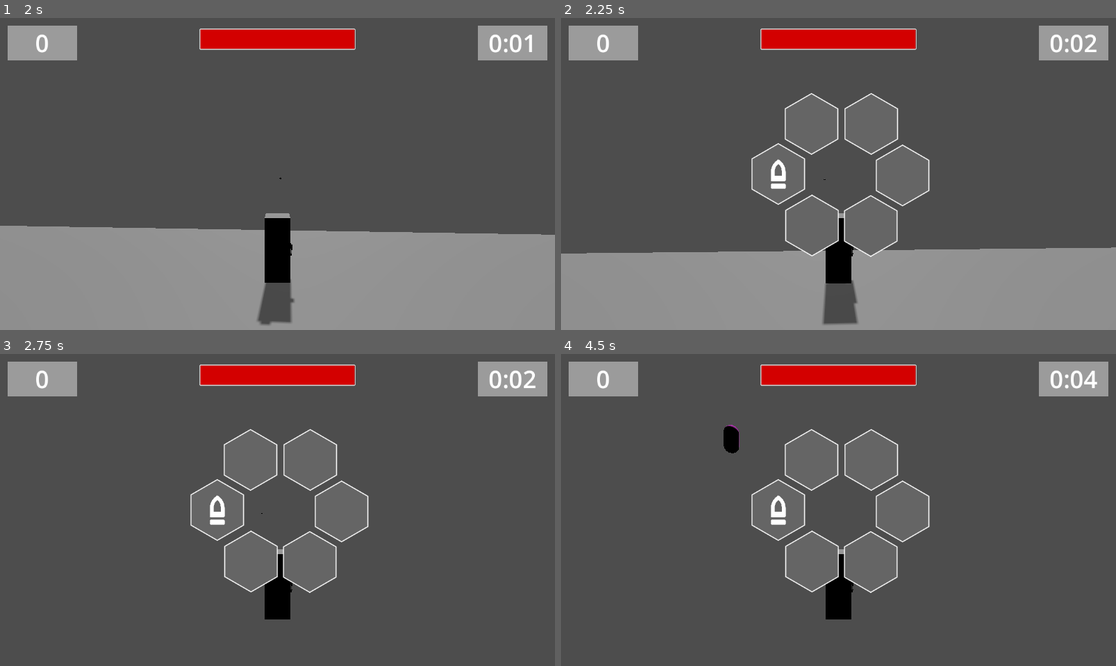
Above: before the commit, frames 1-4 (two rows, left to right).
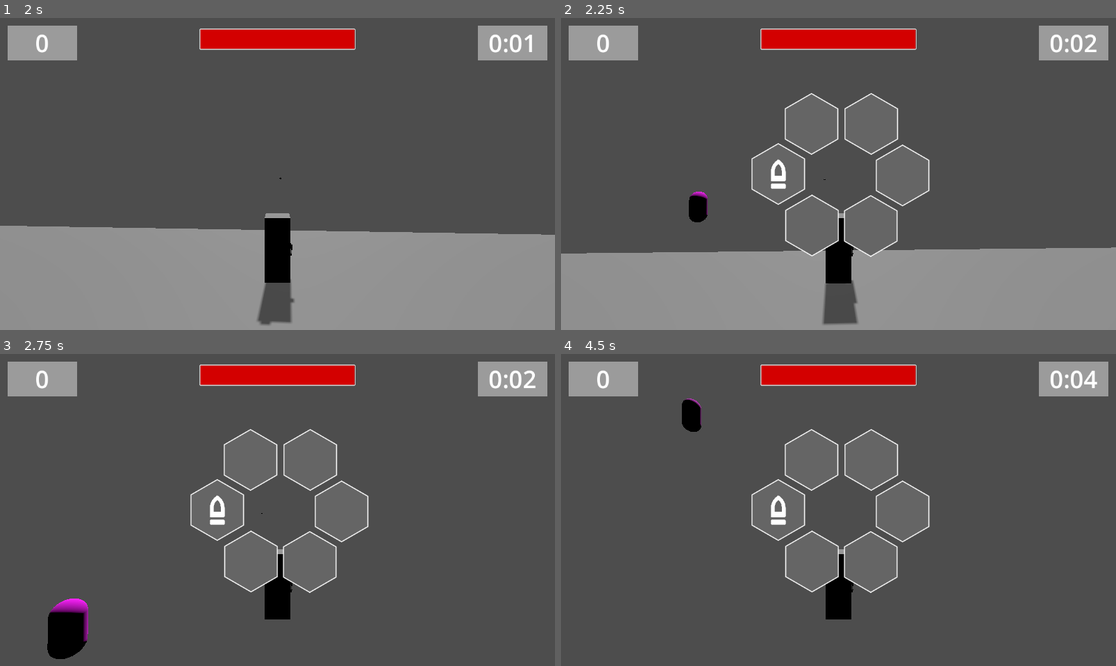
Above: after the commit, the same moments.

Repository: sarisman84/BrackeysGJ2024.2
Game: Godot game, scene res://Level/s_player_test.tscn
Same seed, same stepped clock (60 frames per second), same inputs: the game is played once before the commit and once after it. The project has no main scene, so this scene is started directly.
Inputs (mouse positions are in pixels of both pictures, inside the frame that each line leads up to):
- Up to frame 1 (2 s): move the mouse to (305, 174) at 0.52 s; hold F (interact) 0.53-1.28 s; hold W (move_forward) from 0.53 s (still down); tap Space (jump) at 0.77, 1.52 s; move the mouse to (249, 174) at 1.27 s; click (249, 174) at 1.35 s
- Up to frame 2 (2.25 s): keep holding W (move_forward); move the mouse to (849, 167) at 2.02 s; tap Q (weapon_select) at 2.1 s
- Up to frame 3 (2.75 s): keep holding W (move_forward)
- Up to frame 4 (4.5 s): move the mouse to (810, 572) at 2.77 s; tap F (interact) at 2.85 s; tap Space (jump) at 3.02 s; release W (move_forward) at 3.5 s; click (777, 510) at 3.5 s; move the mouse to (1005, 556) at 4.27 s; press the mouse at (1005, 556) at 4.28 s; hold A (move_left) from 4.28 s (still down)

Frame 1 is identical in both runs. In frame 2, 0.3% of the frame differs, in the area x 23-27%, y 55-66%; in frame 3, 1.2%, in the area x 8-16%, y 78-98%; in frame 4, 0.6%.
Error in both runs: Invalid assignment of property or key 'selected_weapon_index' with value of type 'int' on a base object of type 'Node3D (WeaponManager)'. (res://Player/Scripts…

Commit message:
Enemies rotate to Player

Diff:
--- a/Enemies/Scenes/basic_enemy.tscn
+++ b/Enemies/Scenes/basic_enemy.tscn
@@ -14,7 +14,7 @@
 
 [node name="basic_enemy" type="CharacterBody3D"]
 collision_layer = 2
-collision_mask = 5
+collision_mask = 7
 script = ExtResource("1_1th7j")
 money_amount = 3
 money_value = 10
@@ -26,11 +26,10 @@
 mesh = SubResource("CapsuleMesh_g6tmt")
 
 [node name="health_manager" parent="." instance=ExtResource("2_ufrkp")]
-collision_layer = 2
-collision_mask = 0
+collision_layer = 32
 max_health = 10
 
 [node name="meele_attack" parent="." instance=ExtResource("3_knfvv")]
-transform = Transform3D(1, 0, 0, 0, 1, 0, 0, 0, 1, 0, 0, 0.988145)
+transform = Transform3D(1, 0, 0, 0, 1, 0, 0, 0, 1, 1, 0, -0.011855)
 
 [connection signal="on_death" from="health_manager" to="." method="_on_health_manager_on_death"]
--- a/Enemies/Scenes/flying_enemy.tscn
+++ b/Enemies/Scenes/flying_enemy.tscn
@@ -28,9 +28,10 @@
 mesh = SubResource("CapsuleMesh_k1ryd")
 
 [node name="health_manager" parent="." instance=ExtResource("2_0duqf")]
+collision_layer = 32
 max_health = 12
 
 [node name="meele_attack" parent="." instance=ExtResource("3_54dyb")]
-transform = Transform3D(1, 0, 0, 0, 1, 0, 0, 0, 1, 0, 0, 0.988145)
+transform = Transform3D(1, 0, 0, 0, 1, 0, 0, 0, 1, 1, 0, -0.011855)
 
 [connection signal="on_death" from="health_manager" to="." method="_on_health_manager_on_death"]
--- a/Enemies/Scenes/shooting_enemy.tscn
+++ b/Enemies/Scenes/shooting_enemy.tscn
@@ -25,6 +25,7 @@
 mesh = SubResource("CapsuleMesh_ob6p4")
 
 [node name="health_manager" parent="." instance=ExtResource("2_b4uvf")]
+collision_layer = 32
 max_health = 15
 
 [connection signal="on_death" from="health_manager" to="." method="_on_health_manager_on_death"]
--- a/Enemies/Scripts/basic_enemy.gd
+++ b/Enemies/Scripts/basic_enemy.gd
@@ -5,10 +5,6 @@
 
 @export var money_amount : int
 @export var money_value : int
-
-func _ready() -> void:
-	await get_tree().create_timer(5).timeout
-	_on_health_manager_on_death()
 
 func _physics_process(delta: float) -> void:
 	var m_position_diff = Global.player_coords - position
@@ -20,6 +16,7 @@
 	if not is_on_floor():
 		velocity.y -= m_gravity * delta
 
+	rotation.y = - Vector2(m_position_diff.x, m_position_diff.z).angle()
 	move_and_slide()
 
 func _on_health_manager_on_death() -> void:
--- a/Enemies/Scripts/flying_enemy.gd
+++ b/Enemies/Scripts/flying_enemy.gd
@@ -10,6 +10,7 @@
 	m_position_diff = m_position_diff.normalized() * m_speed
 	velocity = m_position_diff
 
+	rotation.y = - Vector2(m_position_diff.x, m_position_diff.z).angle()
 	move_and_slide()
 
 func _on_health_manager_on_death() -> void:
--- a/Enemies/Scripts/shooting_enemy.gd
+++ b/Enemies/Scripts/shooting_enemy.gd
@@ -22,6 +22,7 @@
 	if not is_on_floor():
 		velocity.y -= m_gravity * delta
 
+	rotation.y = - Vector2(m_position_diff.x, m_position_diff.z).angle()
 	move_and_slide()
 
 func _on_health_manager_on_death() -> void:
--- a/Interactables/Scripts/health_manager.gd
+++ b/Interactables/Scripts/health_manager.gd
@@ -7,6 +7,9 @@
 signal on_take_damage
 signal on_heal
 signal on_death
+
+func _ready() -> void:
+	reset_health()
 
 func reset_health() -> void:
 	m_current_health = max_health
--- a/Interactables/p_health_manager.tscn
+++ b/Interactables/p_health_manager.tscn
@@ -5,6 +5,8 @@
 [sub_resource type="CapsuleShape3D" id="CapsuleShape3D_qeuvy"]
 
 [node name="health_manager" type="StaticBody3D"]
+collision_layer = 32
+collision_mask = 0
 script = ExtResource("1_dxcja")
 
 [node name="shape" type="CollisionShape3D" parent="."]
--- a/Level/s_player_test.tscn
+++ b/Level/s_player_test.tscn
@@ -58,7 +58,7 @@
 enemies = Array[PackedScene]([ExtResource("5_jxkdm"), ExtResource("6_seycy"), ExtResource("7_o4a2m")])
 
 [node name="wave_timer" type="Timer" parent="enemy_spawner"]
-wait_time = 4.0
+wait_time = 2.0
 one_shot = true
 autostart = true
 
--- a/Player/p_player.tscn
+++ b/Player/p_player.tscn
@@ -104,6 +104,7 @@
 
 [node name="player" type="CharacterBody3D" groups=["Player"]]
 collision_layer = 4
+collision_mask = 3
 script = ExtResource("1_f0er1")
 movement_speed = 25.0
 
@@ -133,8 +134,7 @@
 transform = Transform3D(1, 0, 0, 0, 1, 0, 0, 0, 1, 0.345628, 0, -0.292966)
 
 [node name="health_manager" parent="." instance=ExtResource("5_y2spw")]
-collision_layer = 4
-collision_mask = 0
+collision_layer = 32
 
 [node name="weapon_select" type="CanvasLayer" parent="."]
 visible = false
--- a/UI/Scripts/main_ui.gd
+++ b/UI/Scripts/main_ui.gd
@@ -4,7 +4,7 @@
 @onready var m_coin_label = $coin_tab/coin_label
 @onready var m_timer_label = $timer_tab/timer_label
 
-func _process(delta: float) -> void:
+func _process(_delta: float) -> void:
 	update_ui()
 
 func m_update_visual_health_bar(health: int) -> void:
--- a/project.godot
+++ b/project.godot
@@ -78,6 +78,7 @@
 3d_physics/layer_3="Player"
 3d_physics/layer_4="Powerups"
 3d_physics/layer_5="Money"
+3d_physics/layer_6="Hitboxes"
 
 [rendering]
 
